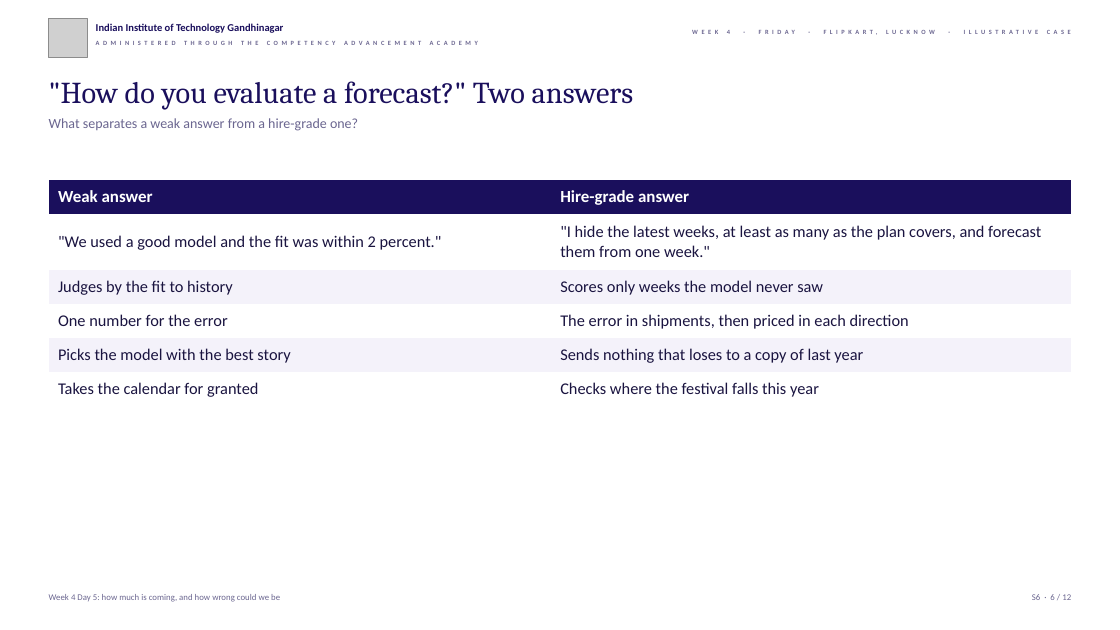
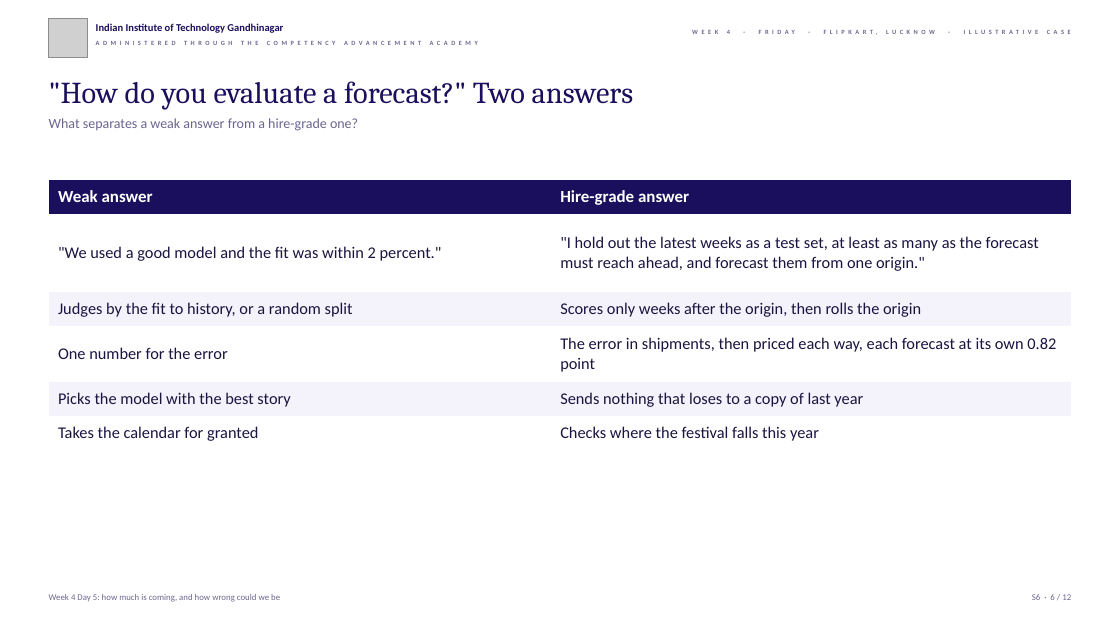
Before and after one commit to fde-academy-lab/c2-content-factory, a slide deck: slide 6 of content/W04/D5/slides/C2_W04_D05_half2_STUDENT.pptx. Drawn at 1120x630 pixels with LibreOffice and Linux fonts; fonts in the diff are those of the drawing; grey boxes stand for pictures; background and template pictures are left out. Boxes give left, top, right and bottom in pixels: in the first picture for what was removed or moved away, otherwise in the second. Text is boxed around its words. In the diff, an @@ line names an element or a change of style, - is before the commit and + after.

```diff
--- a/content/W04/D5/slides/C2_W04_D05_half2_STUDENT.pptx
+++ b/content/W04/D5/slides/C2_W04_D05_half2_STUDENT.pptx
@@ table at bbox=[49, 180, 1071, 450] @@
@@ row 2, column 2: ""I hide the latest weeks, at least as many as the plan covers, and forecast them from one week."" to ""I hold out the latest weeks as a test set, at least as many as the forecast must reach ahead, and forecast them from one origin."" @@
-row 3, column 1: Judges by the fit to history
+row 3, column 1: Judges by the fit to history, or a random split
-row 3, column 2: Scores only weeks the model never saw
+row 3, column 2: Scores only weeks after the origin, then rolls the origin
-row 4, column 2: The error in shipments, then priced in each direction
+row 4, column 2: The error in shipments, then priced each way, each forecast at its own 0.82 point
```
Also in this commit, not shown: 8 other slides changed, 8 other files.
